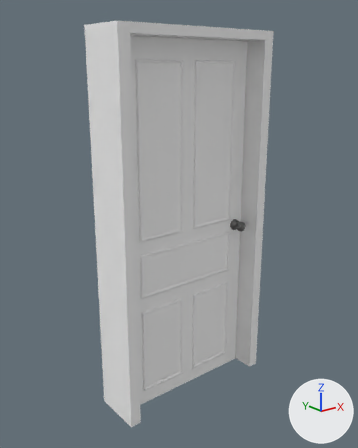
Before and after pictures for a commit that changed the FBX model Assets/Assets/Walls/FBX/Door_01.fbx.
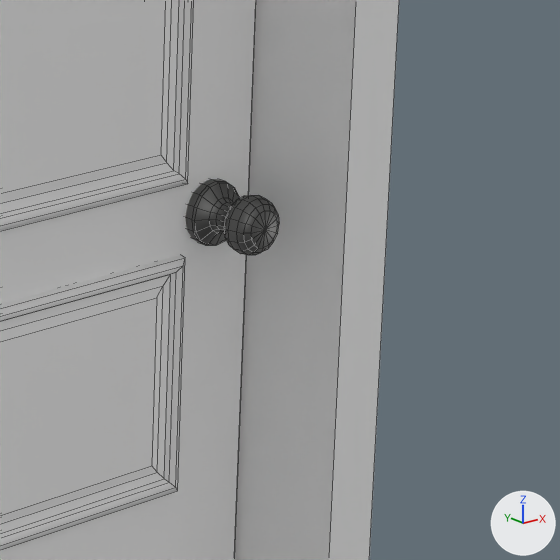
There are two pictures of each version: one whole from a 50 mm lens placed at (-0.773, -2.157, 1.946), pointed at (0.971, 0.023, 1.074), one close up on the part from 56% to 81% of the width and 42% to 63% of the height. Arrows for +X, +Y and +Z are at lower right; the lights stay in place. The close-ups show mesh edges as thin lines. Where no turn or scale is listed for an object, it has been applied to the vertices.

In view in the first close-up: 'Door_01', 'Door_01_Frame'.
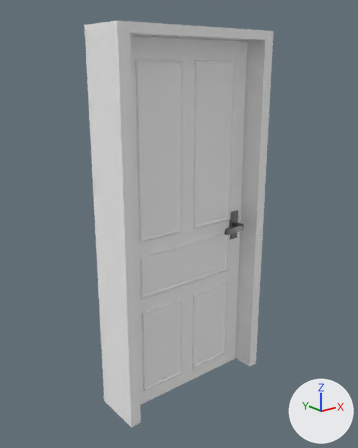
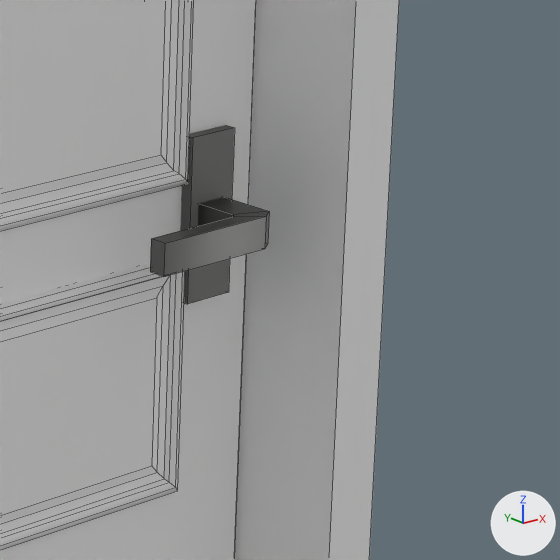
Pixel boxes [x1, y1, x2, y2] of what changed, in the close-ups (560 x 560 px):
'Door_01', reshaped
    before: [0, 0, 279, 560]
    after: [0, 0, 269, 560]
part 1 of me_cube_021, added
    after: [180, 125, 235, 304]
part 2 of me_cube_021, cut back
    before: [185, 179, 279, 255]
    after: [150, 197, 269, 277]

What the commit changed:
me_cube_021 is used by ob_door_01; location (0.55, 0.0, 0.0).
me_cube_021 had 682 vertices, 648 faces and spanned x 0.0..0.9, y -0.1..0.1, z 0.0..2.1.
me_cube_021 now has 328 vertices, 292 faces and spans x 0.0..0.9, y -0.11..0.1, z 0.0..2.1.
me_cube_021 part 1: a new loose piece, a box spanning x 0.795..0.856, y -0.031..0.03, z 0.911..1.091, in mat_m_movieset.
me_cube_021 part 2: 8 vertices moved within x 0.81..0.84, y -0.1..0.1, z 0.98..1.02; 376 vertices removed from x 0.8..0.87, y -0.1..0.1, z 0.97..1.04; 14 vertices added at x 0.69..0.83, y -0.11..0.1, z 0.98..1.02.
